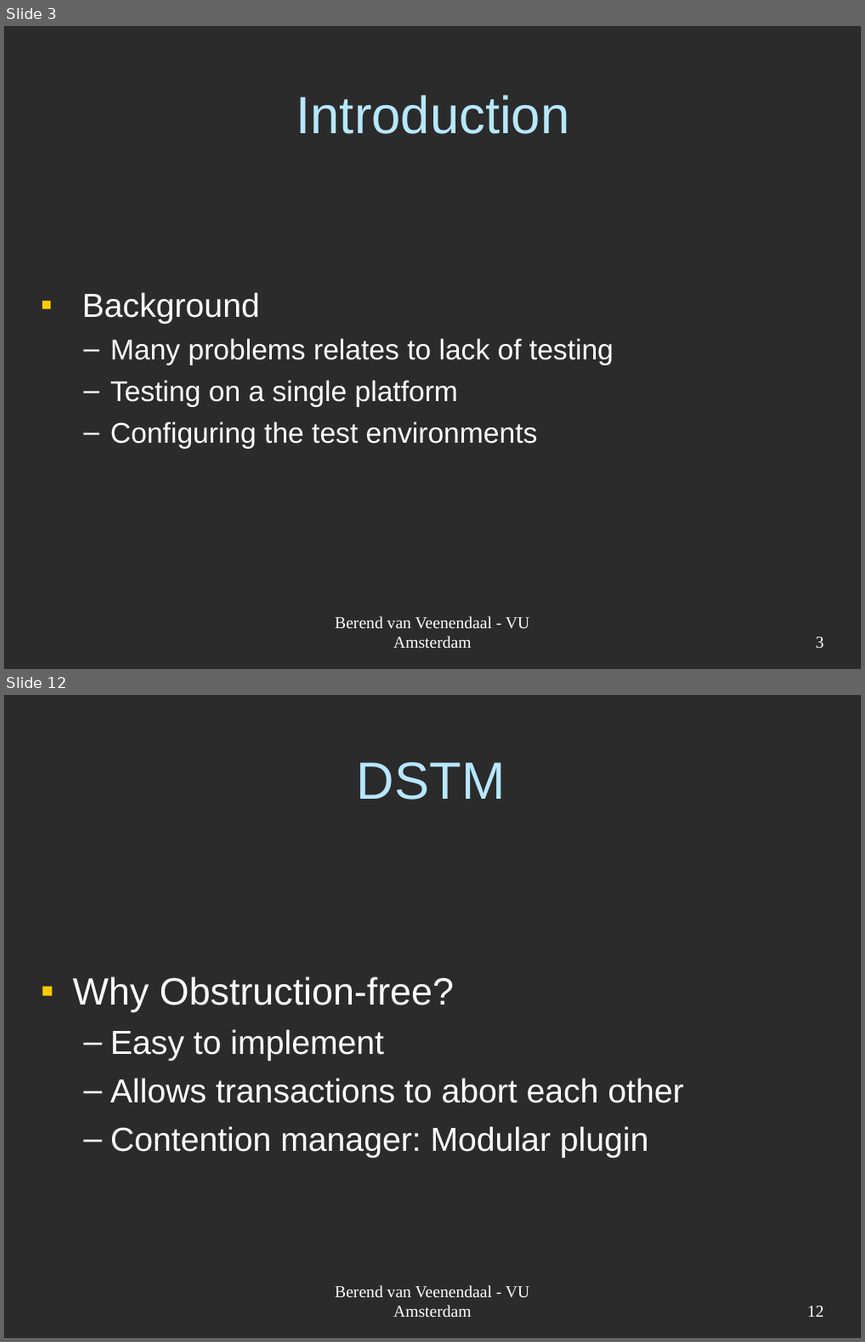
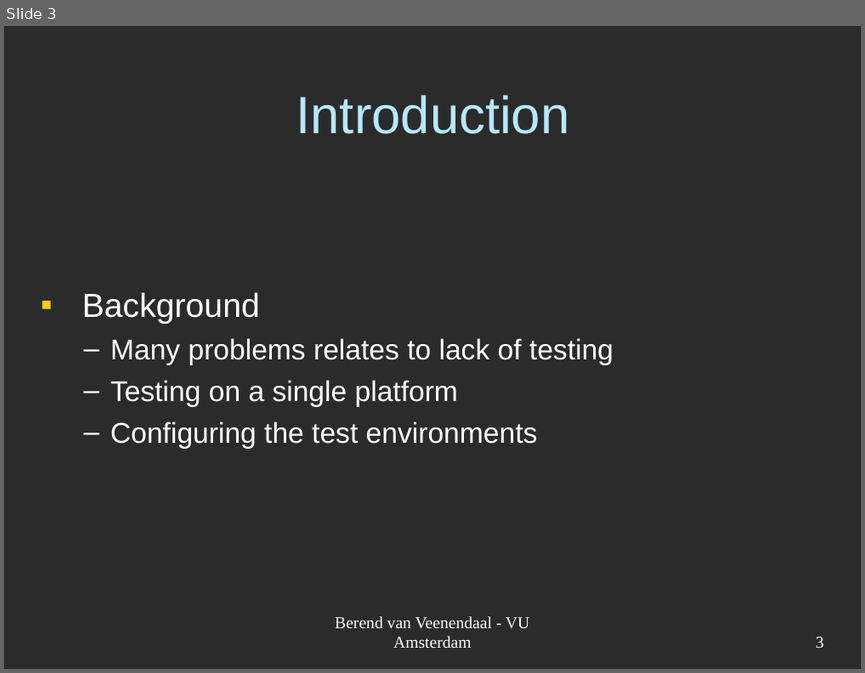
Before and after one commit to JungleComputing/codmon, a slide deck: doc/report/Codmon-VM.ppt. Shown one above the other, each under a label of ours: slides 3 and 12 before the commit, slide 3 after it; the slides between them are not shown. The pictures are 865x1342 and 865x673 pixels, drawn with LibreOffice and Linux fonts; fonts in the diff are those of the drawing; background and template pictures are left out; a plain dark background stands for a picture behind light text. Boxes give left, top, right and bottom in pixels: in the first picture for what was removed or moved away, otherwise in the second. Text is boxed around its words. In the diff, an @@ line names an element or a change of style, - is before the commit and + after.

```diff
--- a/doc/report/Codmon-VM.ppt
+++ b/doc/report/Codmon-VM.ppt
@@ slide 12 removed at <box>4,695,861,1338</box>, background picture (left out) @@
@@ title removed at <box>357,762,505,800</box> @@
-DSTM
@@ text removed at <box>73,976,683,1157</box> @@
-▪ Why Obstruction-free?
-  – Easy to implement
-  – Allows transactions to abort each other
-  – Contention manager: Modular plugin
@@ text removed at <box>335,1285,529,1316</box> @@
-Berend van Veenendaal - VU Amsterdam
@@ page number removed at <box>807,1305,824,1316</box> @@
-12
```
Also in this commit, not shown: 2 slides changed, 4 slides added, 29 other slides removed.
